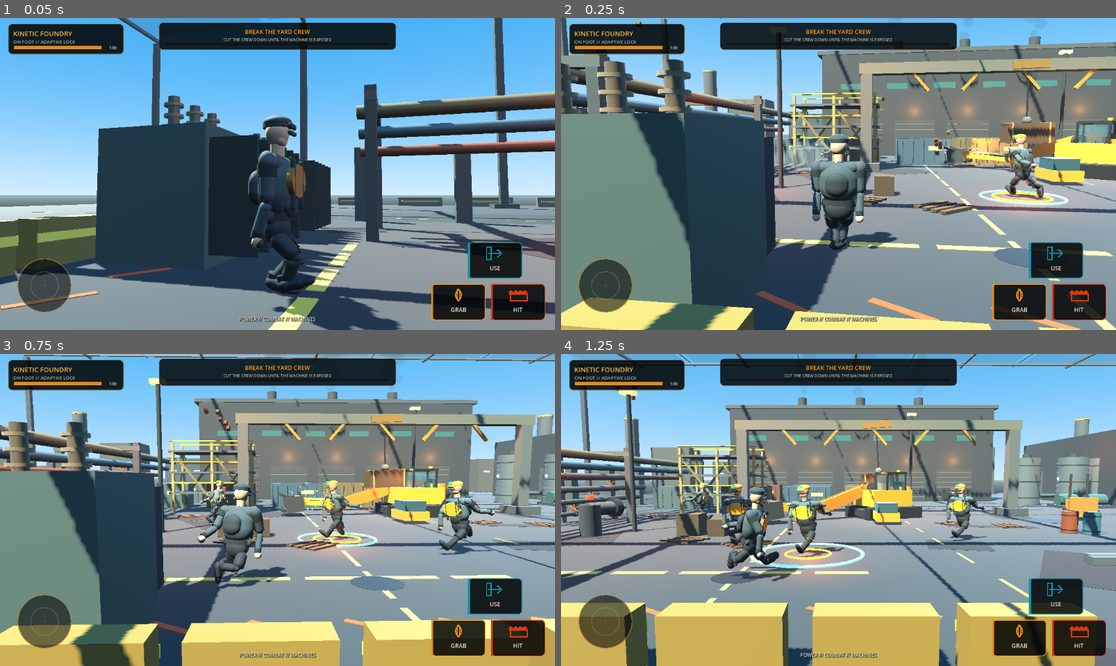
Above: before the commit, frames 1-4 (two rows, left to right).
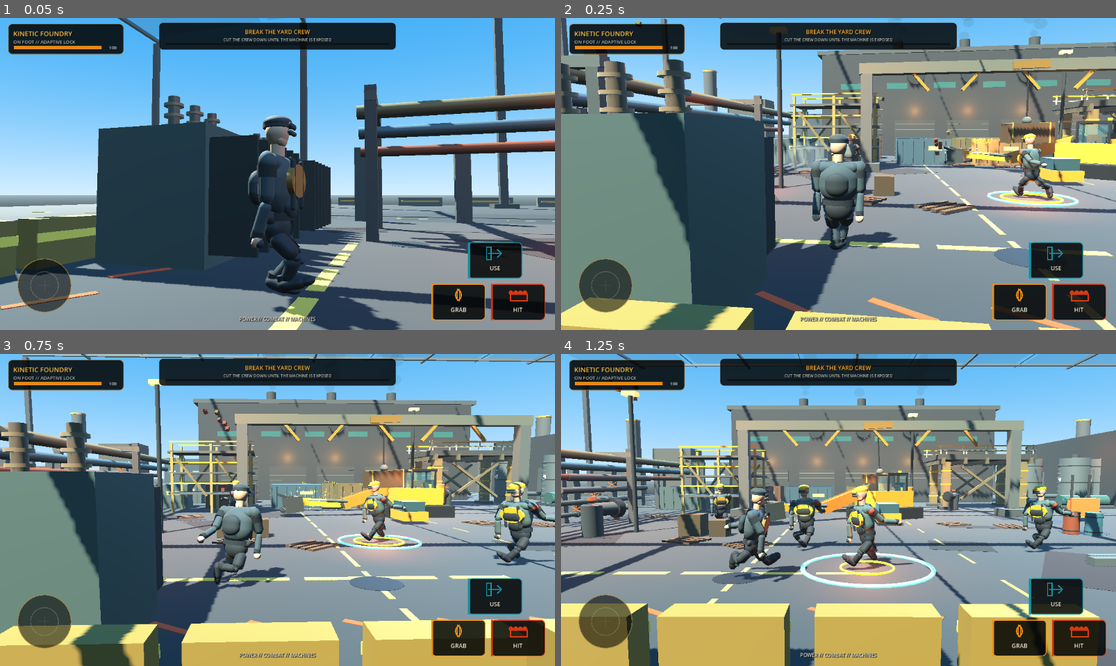
Above: after the commit, the same moments.

Repository: IssisX/kinetic-foundry-
Game: Godot game, scene res://Main.tscn
Two runs of this game, one before a commit and one after it. Both use one fixed random seed, a clock stepped at 60 frames per second and the inputs below.
Inputs (mouse positions are in pixels of both pictures, inside the frame that each line leads up to):
- Up to frame 1 (0.05 s): no input
- Up to frame 2 (0.25 s): no input
- Up to frame 3 (0.75 s): move the mouse to (399, 494) at 0.52 s; hold D from 0.53 s (still down); hold E from 0.53 s (still down); click (399, 494) at 0.67 s
- Up to frame 4 (1.25 s): keep holding D; keep holding E

Frame 1 is identical in both runs. In frame 2, 2.3% of the frame differs, in the area x 46-100%, y 22-61%; in frame 3, 14%; in frame 4, 21%, in the area x 0-100%, y 0-100%.
Error before the commit: Parse Error: Could not resolve class "StructuralFrame". (res://scripts/structure_material.gd:1)

Commit message:
Fix cold structure inference

Diff:
--- a/scripts/structure.gd
+++ b/scripts/structure.gd
@@ -321,7 +321,9 @@
         deck.visible = false
         deck.collision_layer = 0
         deck.collision_mask = 0
-        var procedural_specs := deck_network.get_fragment_specs(0.34, 1)
+        var procedural_specs: Array[Dictionary] = (
+            deck_network.get_fragment_specs(0.34, 1)
+        )
         if not procedural_specs.is_empty():
             for i in procedural_specs.size():
                 var spec: Dictionary = procedural_specs[i]
@@ -472,7 +474,9 @@
         deck_network.step(delta)
         if deck_skin != null:
             deck_skin.refresh()
-        var deformation := deck_network.get_deformation_state()
+        var deformation: Dictionary = (
+            deck_network.get_deformation_state()
+        )
         _network_damage_bank += (
             float(deformation.damage) * delta * 2.4
             + float(deformation.broken_fraction) * delta * 5.0
Not shown, changed: .capture-request
